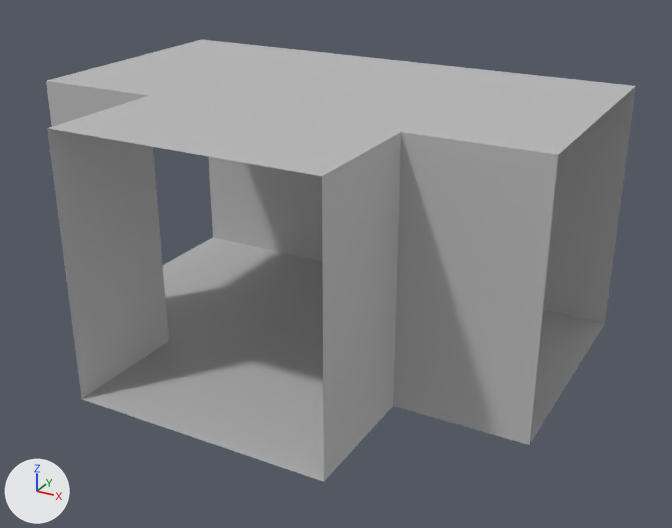
A saved change to the FBX model Game Contest 1/dungeons/lethal/rooms/tunnel/tunnel_06.fbx.
Both versions are drawn from a 50 mm lens placed at (2.16, -3.94, 2.29), pointed at (0.15, -0.29, 0.46). Arrows for +X, +Y and +Z are at lower left; the lights stay in place. Where no turn or scale is listed for an object, it has been applied to the vertices.
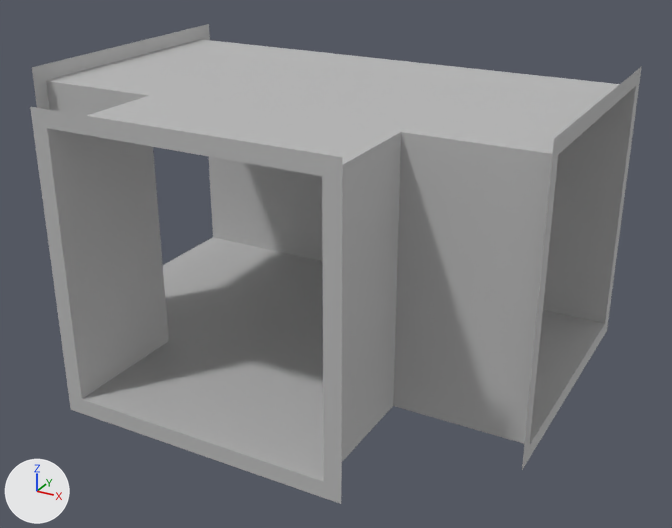
The change, as a diff of the scene's bpy script:
```diff
--- a/Game Contest 1/dungeons/lethal/rooms/tunnel/tunnel_06.fbx.py
+++ b/Game Contest 1/dungeons/lethal/rooms/tunnel/tunnel_06.fbx.py
@@ me_mesh_43mesh @@
+me_mesh_43mesh.from_pydata([(0.0, 0.64, 0.64), (0.0, -0.64, 0.64), (0.0, -0.72, 0.72), (0.0, 0.72, 0.72), (0.0, 0.72, -0.72), (0.0, -0.72, -0.72), (0.0, -0.64, -0.64), (0.0, 0.64, -0.64), (0.0, -0.72, -0.72), (0.0, -0.64, -0.64)], [], [(1, 6, 5, 2), (7, 0, 3, 4), (0, 1, 2, 3), (8, 9, 7, 4)])
+me_mesh_43mesh.materials.append(mat_materials_dev_reflectivity_30_vmat_002)  # grey #bcbcbc
@@ me_mesh_39mesh @@
+me_mesh_39mesh.from_pydata([(0.0, -0.64, 0.64), (0.0, 0.64, 0.64), (0.0, 0.72, 0.72), (0.0, -0.72, 0.72), (0.0, -0.72, -0.72), (0.0, 0.72, -0.72), (0.0, 0.64, -0.64), (0.0, -0.64, -0.64), (0.0, 0.72, -0.72), (0.0, 0.64, -0.64)], [], [(1, 6, 5, 2), (7, 0, 3, 4), (0, 1, 2, 3), (8, 9, 7, 4)])
+me_mesh_39mesh.materials.append(mat_materials_dev_reflectivity_30_vmat)  # grey #bcbcbc
@@ me_mesh_41mesh @@
+me_mesh_41mesh.from_pydata([(-0.64, 0.0, 0.64), (0.64, 0.0, 0.64), (0.72, 0.0, 0.72), (-0.72, 0.0, 0.72), (-0.72, 0.0, -0.72), (0.72, 0.0, -0.72), (0.64, 0.0, -0.64), (-0.64, 0.0, -0.64), (0.72, 0.0, -0.72), (0.64, 0.0, -0.64)], [], [(1, 6, 5, 2), (7, 0, 3, 4), (0, 1, 2, 3), (8, 9, 7, 4)])
+me_mesh_41mesh.materials.append(mat_materials_dev_reflectivity_30_vmat_001)  # grey #bcbcbc
@@ ob_mesh_43 @@
+ob_mesh_43 = bpy.data.objects.new('mesh_43', me_mesh_43mesh)
+ob_mesh_43.location = (-1.28, 0.0, 0.64)
@@ ob_mesh_39 @@
+ob_mesh_39 = bpy.data.objects.new('mesh_39', me_mesh_39mesh)
+ob_mesh_39.location = (1.28, 0.0, 0.64)
@@ ob_mesh_41 @@
+ob_mesh_41 = bpy.data.objects.new('mesh_41', me_mesh_41mesh)
+ob_mesh_41.location = (0.0, -1.28, 0.64)
```

Pixel boxes (x1, y1, x2, y2) of what changed, in the pictures (672 x 528 px):
'mesh_41', added: after (30, 107, 342, 504)
'mesh_39', added: after (522, 66, 642, 470)
'mesh_43', added: after (32, 24, 210, 110)
